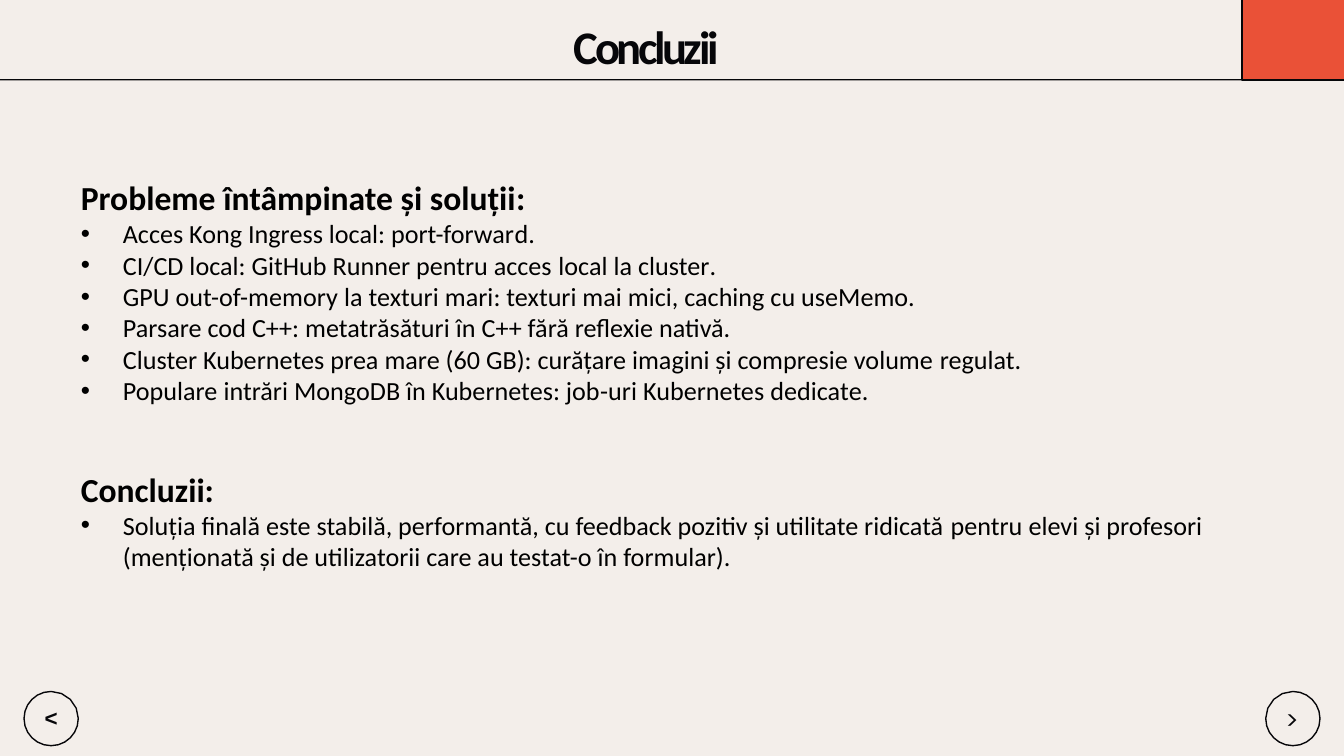
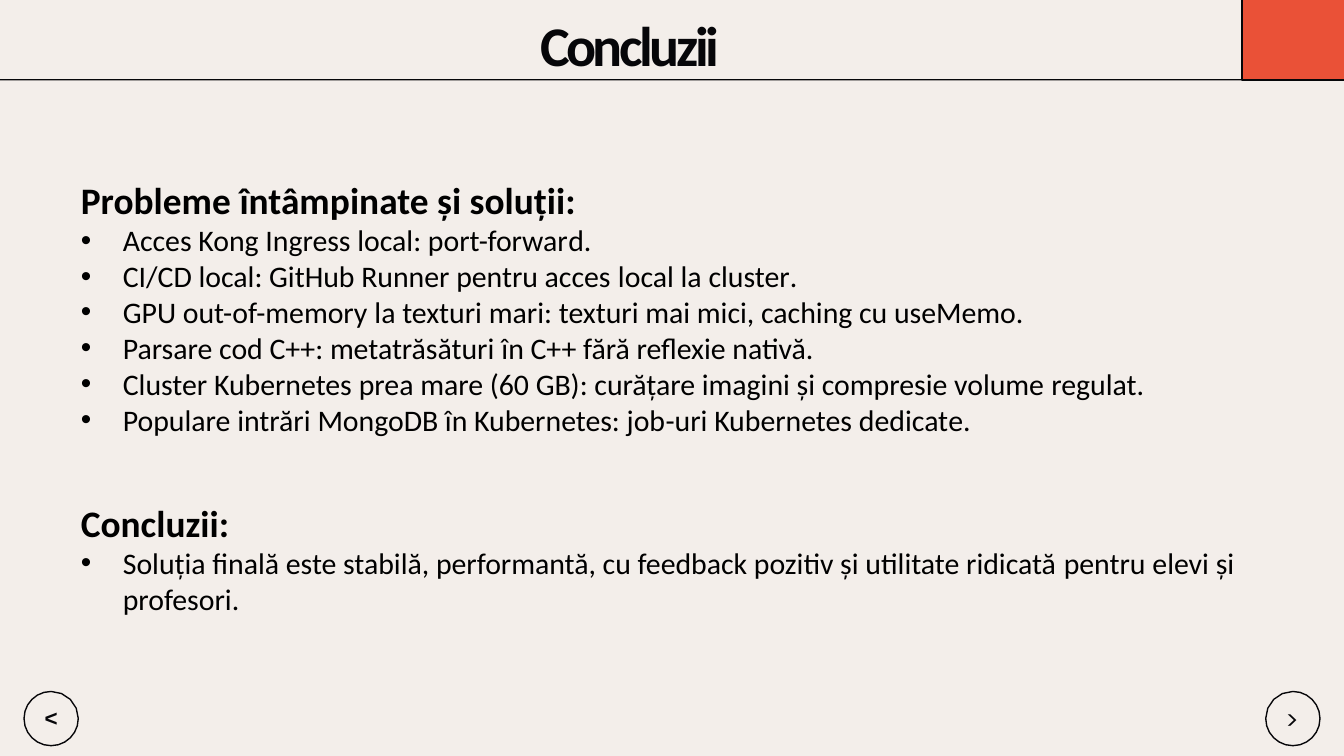
Before and after one commit to Dragomir1401/VisioScience-3D, a slide deck: slide 15 of Roadmap/scss/Prezentare_Final_Dragomir_Andrei.pptx. Drawn at 1344x756 pixels with LibreOffice and Linux fonts; fonts in the diff are those of the drawing. Boxes give left, top, right and bottom in pixels: in the first picture for what was removed or moved away, otherwise in the second. Text is boxed around its words. In the diff, an @@ line names an element or a change of style, - is before the commit and + after.

```diff
--- a/Roadmap/scss/Prezentare_Final_Dragomir_Andrei.pptx
+++ b/Roadmap/scss/Prezentare_Final_Dragomir_Andrei.pptx
@@ text "Concluzii": place and size @@
-text "Concluzii" at [574,31,719,65]
+text "Concluzii" at [540,26,719,67]
@@ text "Concluzii" at [540,26,719,67]: size 25 to 30 pt @@
@@ text at [81,187,1144,538]: size 18 to 20 pt in "Probleme întâmpinate și soluții:", "Concluzii:"; size 14 to 16 pt in "Acces Kong Ingress local: port-forward.", "CI/CD local: GitHub Runner pentru acces local ...", "GPU out-of-memory la texturi mari: texturi mai ...", "Parsare cod C++: metatrăsături în C++ fără ..." and 2 more places @@
@@ text at [123,553,1234,615]: text changed; size 14 to 16 pt @@
-• Soluția finală este stabilă, performantă, cu feedback pozitiv și utilitate ridicată pentru elevi și profesori (menționată și de utilizatorii care au testat-o în formular).
+• Soluția finală este stabilă, performantă, cu feedback pozitiv și utilitate ridicată pentru elevi și profesori.
```
Also in this commit, not shown: 15 other slides changed.
